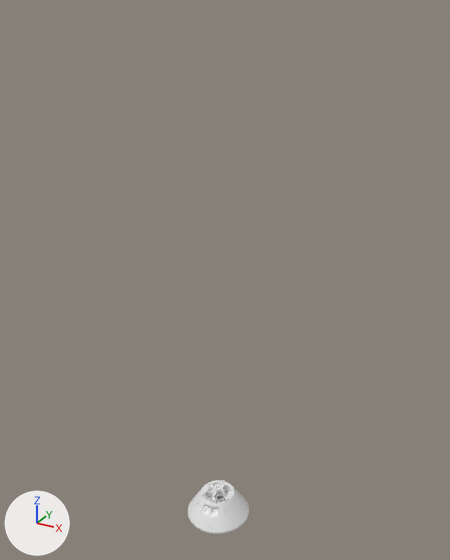
Renders of the Blender file Assets/3D Model/orion/orion.blend from each side of a commit.
Camera for both pictures: a 50 mm lens placed at (63.3, -111.4, 122.8), pointed at (1.1, 1.7, 66.3). Lighting does not change. The marker at lower left points along +X, +Y and +Z.

The first picture shows 'orion_nofbc'.
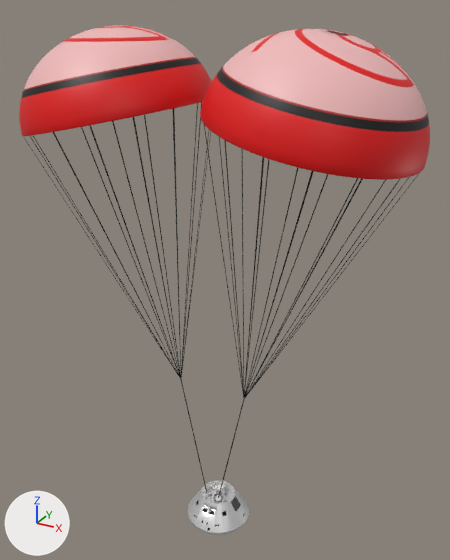
Where the newer file only moved an object's origin or applied its transform, the numbers keep the older frame.

Where the change shows, as pixel boxes (x1, y1, x2, y2) in the pictures (450 x 560 px):
'parahcute1.001', added (pink)
    after: (200, 29, 430, 498)
    faces in mat_parachute_10_001 (its picture is missing): (222, 29, 427, 123)
    faces in mat_parachute_red_001: (200, 77, 430, 180)
    faces in mat_parachute_rope_001: (204, 125, 419, 498)
    faces in mat_parachute_black_001: (215, 68, 429, 134)
'parahcute1.002', added (pink)
    after: (19, 25, 212, 493)
    faces in mat_parachute_red_001: (19, 65, 212, 136)
    faces in mat_parachute_10_001 (its picture is missing): (23, 25, 196, 91)
    faces in mat_parachute_rope_001: (23, 102, 211, 493)
    faces in mat_parachute_black_001: (21, 58, 203, 100)
'orion_nofbc', reshaped, turned
    before: (188, 480, 249, 532)
    after: (188, 480, 249, 533)
part 1 of me_orion_nofbc, cut back
    before: (188, 480, 249, 532)
    after: (188, 481, 249, 532)
part 2 of me_orion_nofbc, shading changed
    before: (188, 480, 249, 532)
    after: (188, 481, 249, 533)

Patch to the scene script:
```diff
--- a/Assets/3D Model/orion/orion.blend.py
+++ b/Assets/3D Model/orion/orion.blend.py
@@ mat_glass @@
+mat_glass = bpy.data.materials.new('glass')
+mat_glass.use_nodes = True; mat_glass.node_tree.nodes.clear()
+_N = mat_glass.node_tree.nodes; _L = mat_glass.node_tree.links
+n0 = _N.new('ShaderNodeOutputMaterial'); n0.name = 'Material Output'
+n1 = _N.new('ShaderNodeBsdfGlass'); n1.name = 'Glass BSDF'
+n1.distribution = 'BECKMANN'
+n1.inputs[0].default_value = (0.191, 0.191, 0.191, 1.0)  # 'Color', grey #797979
+n1.inputs[1].default_value = 0.5  # 'Roughness'
+n1.inputs[2].default_value = 1.45  # 'IOR'
+_L.new(n1.outputs[0], n0.inputs[0])  # 'BSDF' to 'Surface'
@@ mat_parachute_rope_001 @@
+mat_parachute_rope_001 = bpy.data.materials.new('parachute rope.001')
+# uses the picture img_parachute_001
@@ mat_parachute_red_001 @@
+mat_parachute_red_001 = bpy.data.materials.new('parachute red.001')
+# uses the picture img_parachute_001
@@ mat_parachute_black_001 @@
+mat_parachute_black_001 = bpy.data.materials.new('parachute black.001')
+# uses the picture img_parachute_001
@@ me_orion_nofbc @@
 # used by ob_orion_nofbc; location = (0.0, 0.0, 0.0); rotation_euler = (1.565, -0.0277, 0.126), in degrees (90, -1.6, 7.2)
-me_orion_nofbc.from_pydata(...)  # 25124 vertices, 47169 faces, 1 loose edge; spans x -8.1..8.1, y -2.6..8.0, z -8.1..8.1
+me_orion_nofbc.from_pydata(...)  # 3876 vertices, 7018 faces, 1 loose edge; spans x -8.1..8.1, y -2.5..8.0, z -8.1..8.1
+# me_orion_nofbc part 1: 377 vertices moved within x -7.5..7.5, y -2.5..8.0, z -7.0..7.7; 21708 vertices removed from x -7.9..8.1, y -2.6..8.0, z -7.5..7.9; 396 vertices added at x -6.7..6.7, y -2.5..8.0, z -6.7..7.7
+# me_orion_nofbc part 2: 1027 kept faces spanning x -8.1..8.1, y -1.7..8.0, z -8.1..8.1 are now shaded smooth
+me_orion_nofbc.materials.append(mat_main_color)  # white #e7e7e7
+me_orion_nofbc.materials.append(mat_lights)  # black #000000
+me_orion_nofbc.materials.append(mat_insulator)  # dark grey #656565
+me_orion_nofbc.materials.append(mat_glass)
@@ ob_orion_nofbc @@
 ob_orion_nofbc.location = (0.0, 0.0, 0.0)
-ob_orion_nofbc.rotation_euler = (1.565, -0.0277, 0.126)  # degrees (90, -1.6, 7.2)
+ob_orion_nofbc.rotation_euler = (1.571, 0.0, 0.0)  # degrees (90, 0, 0)
@@ ob_parahcute1_002 @@
+ob_parahcute1_002 = bpy.data.objects.new('parahcute1.002', me_cylinder_003)  # 4216 vertices, 3230 faces; spans x -20.7..20.7, y -20.7..20.7, z 0.0..114.4; in mat_parachute_10_001 (its picture is missing)
+ob_parahcute1_002.location = (-1.7, -2.9, 6.8)
+ob_parahcute1_002.rotation_euler = (0.0, -0.209, 0.0)  # degrees (0, -12, 0)
@@ ob_parahcute1_001 @@
+ob_parahcute1_001 = bpy.data.objects.new('parahcute1.001', me_cylinder_003.copy())
+ob_parahcute1_001.location = (1.7, -2.9, 6.8)
+ob_parahcute1_001.rotation_euler = (0.0, 0.209, 0.0)  # degrees (0, 12, 0)
```
